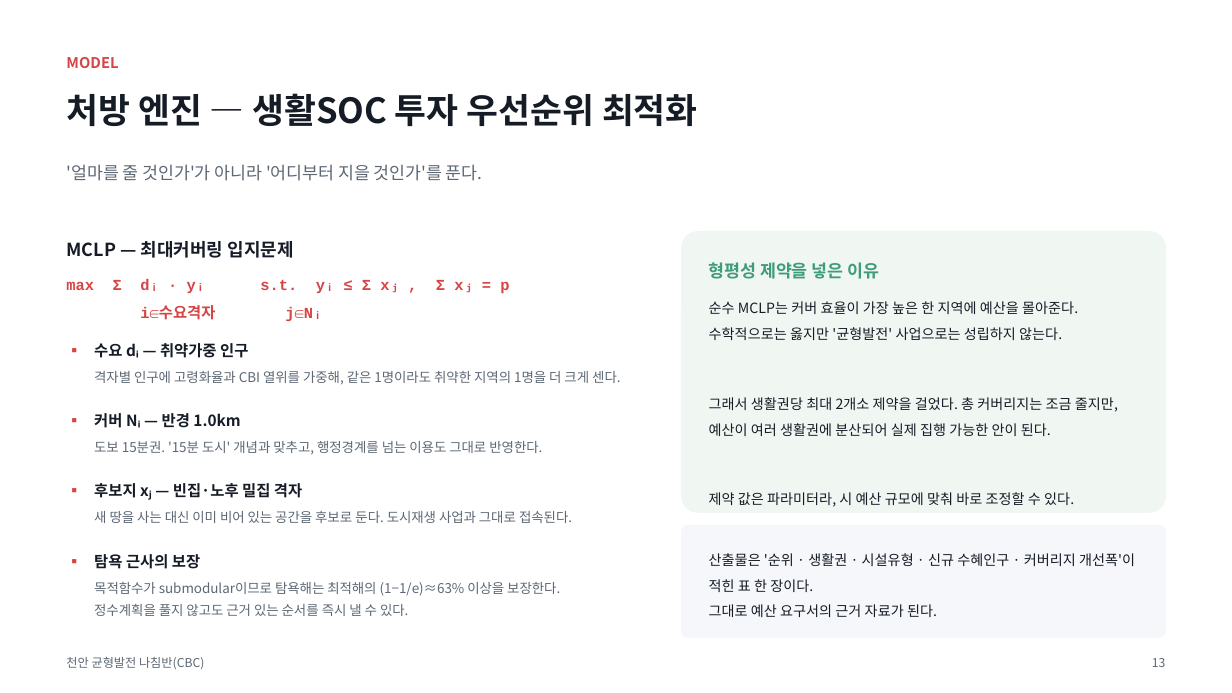
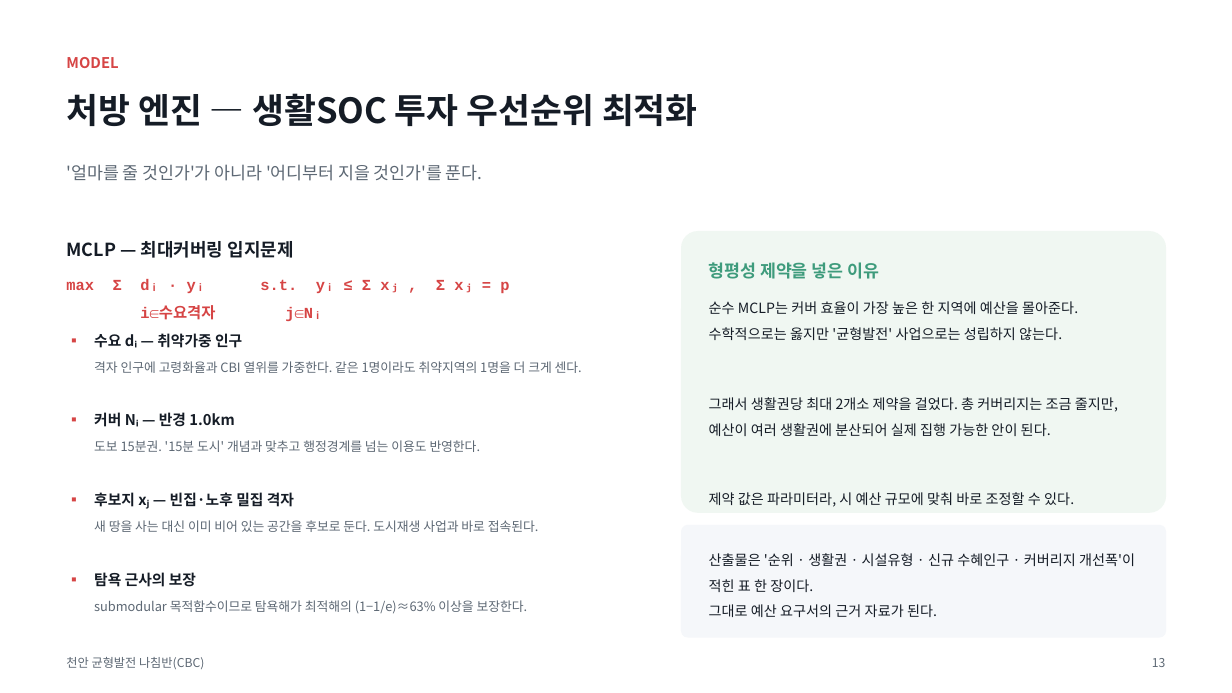
Before and after one commit to BioCode67/2026-AI-, a slide deck: slide 14 of deliverables/기획서_천안균형발전나침반_CBC.pptx. Drawn at 1232x693 pixels with LibreOffice and Linux fonts; fonts in the diff are those of the drawing. Boxes give left, top, right and bottom in pixels: in the first picture for what was removed or moved away, otherwise in the second. Text is boxed around its words. In the diff, an @@ line names an element or a change of style, - is before the commit and + after.

```diff
--- a/deliverables/기획서_천안균형발전나침반_CBC.pptx
+++ b/deliverables/기획서_천안균형발전나침반_CBC.pptx
@@ text "▪": place and size @@
-text "▪" at box(67, 335, 90, 362)
+text "▪" at box(67, 325, 90, 353)
@@ text "수요 dᵢ — 취약가중 인구": place and size @@
-text "수요 dᵢ — 취약가중 인구" at box(94, 343, 248, 358)
+text "수요 dᵢ — 취약가중 인구" at box(94, 333, 242, 348)
@@ text at box(94, 361, 582, 373): text changed; size 10.5 to 10 pt @@
-격자별 인구에 고령화율과 CBI 열위를 가중해, 같은 1명이라도 취약한 지역의 1명을 더 크게 센다.
+격자 인구에 고령화율과 CBI 열위를 가중한다. 같은 1명이라도 취약지역의 1명을 더 크게 센다.
@@ text at box(94, 440, 481, 452): text changed; size 10.5 to 10 pt @@
-도보 15분권. '15분 도시' 개념과 맞추고, 행정경계를 넘는 이용도 그대로 반영한다.
+도보 15분권. '15분 도시' 개념과 맞추고 행정경계를 넘는 이용도 반영한다.
@@ text "▪": place and size @@
-text "▪" at box(67, 475, 90, 503)
+text "▪" at box(67, 485, 90, 513)
@@ text "후보지 xⱼ — 빈집·노후 밀집 ...": place and size @@
-text "후보지 xⱼ — 빈집·노후 밀집 ..." at box(94, 483, 302, 498)
+text "후보지 xⱼ — 빈집·노후 밀집 ..." at box(94, 492, 294, 507)
@@ text at box(94, 520, 539, 532): text changed; size 10.5 to 10 pt @@
-새 땅을 사는 대신 이미 비어 있는 공간을 후보로 둔다. 도시재생 사업과 그대로 접속된다.
+새 땅을 사는 대신 이미 비어 있는 공간을 후보로 둔다. 도시재생 사업과 바로 접속된다.
@@ size 12 to 11.5 pt in 7 elements at box(94, 412, 234, 427), box(94, 492, 294, 507), box(94, 333, 242, 348), box(94, 572, 196, 587), box(67, 325, 90, 353), box(67, 485, 90, 513), box(67, 565, 90, 592) @@
@@ text "▪": place and size @@
-text "▪" at box(67, 545, 90, 573)
+text "▪" at box(67, 565, 90, 592)
@@ text "탐욕 근사의 보장": place and size @@
-text "탐욕 근사의 보장" at box(94, 554, 200, 569)
+text "탐욕 근사의 보장" at box(94, 572, 196, 587)
@@ text at box(94, 600, 528, 614): text changed; size 10.5 to 10 pt @@
-목적함수가 submodular이므로 탐욕해는 최적해의 (1−1/e)≈63% 이상을 보장한다.
-정수계획을 풀지 않고도 근거 있는 순서를 즉시 낼 수 있다.
+submodular 목적함수이므로 탐욕해가 최적해의 (1−1/e)≈63% 이상을 보장한다.
```
Also in this commit, not shown: 7 other slides changed, 3 other files.
